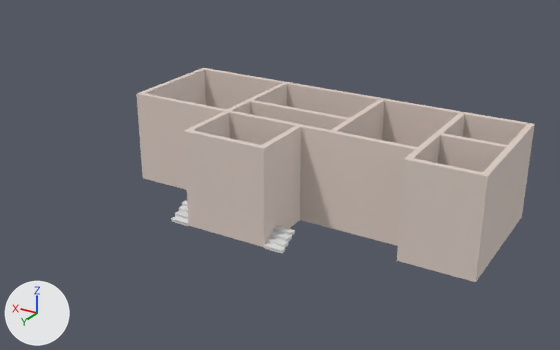
Before and after pictures for a commit that changed the Blender file T2/ilha_anhatomirim.blend.
Both versions are drawn from a camera (50 mm lens) standing at (-17.8, 33.0, 17.6) and looking at (1.6, 0.8, 1.4). Lighting does not change. The marker at lower left points along +X, +Y and +Z.

Objects in the first picture: 'Stairs', 'Walls'.
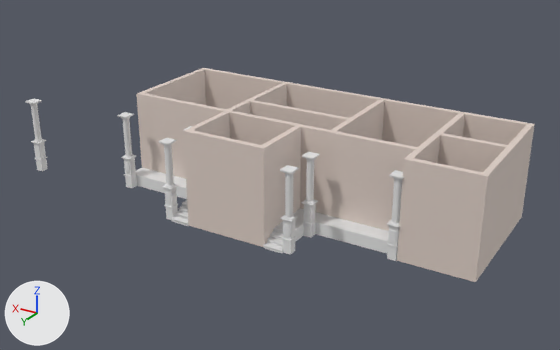
Commit message: Adição de colunas externas

What differs and where, as boxes (x1, y1, x2, y2) in the pictures (560 x 350 px):
'OutsideFloor', added
    after: (277, 208, 389, 254)
'DetailedColumn.003', added
    after: (280, 165, 299, 255)
'CommonColumn.001', added
    after: (301, 152, 319, 238)
'DetailedColumn.002', added
    after: (387, 170, 404, 261)
'OutsideFloor1', added
    after: (136, 168, 187, 201)
'DetailedColumn', added
    after: (159, 138, 179, 220)
'DetailedColumn.001', added
    after: (117, 112, 137, 188)
'Cube.003', added
    after: (31, 139, 48, 171)
'Cylinder.002', added
    after: (30, 103, 44, 142)
'Cube.005', added
    after: (25, 99, 41, 104)

The change in detail:
Mesh me_cube_016 is new.
It has 1373 vertices, 1272 faces and spans x -0.3..0.3, y -0.3..0.3, z -62.8..1.2.
Mesh me_cube_014 is new.
It has 1201 vertices, 1124 faces and spans x -0.73..0.73, y -0.73..0.73, z -0.5..5.49.
Mesh me_cube_011 is new.
It has 16 vertices, 14 faces and spans x -0.339..0.339, y -0.339..0.339, z -0.305..1.188.
Mesh me_cylinder_002 is new.
It has 1125 vertices, 1052 faces and spans x -0.3..0.3, y -0.3..0.3, z -1.08..1.09.
Mesh me_cube_010 is new.
It has 60 vertices, 58 faces and spans x -0.72..0.72, y -0.72..0.72, z -0.5..2.06.
Mesh me_cube_003 is new.
It consists of a box spanning x -1.0..1.0, y -1.0..1.0, z -1.0..1.0; a box spanning x -1.02..3.58, y -1.41..-1.0, z -1.0..1.0.
Mesh me_cube_002 is new.
It consists of a box spanning x -1.0..1.0, y -1.0..1.0, z -1.0..1.0; a box spanning x -1.02..3.58, y 1.0..1.42, z -1.0..1.0.
Object 'DetailedColumn.003' (ob_detailedcolumn_003) is new; it shows me_cube_016.
Its location is (-1.72, 5.48, 4.12).
Its scale is (0.9, 0.9, 0.0656).
Object 'DetailedColumn.002' (ob_detailedcolumn_002) is new; it shows a copy of me_cube_016.
Its location is (-6.12, 3.52, 4.12).
Its scale is (0.9, 0.9, 0.0656).
Object 'CommonColumn.001' (ob_commoncolumn_001) is new; it shows me_cube_014.
Its location is (-1.72, 3.53, 0.35).
Its scale is (0.417, 0.417, 0.7).
Object 'DetailedColumn.001' (ob_detailedcolumn_001) is new; it shows a copy of me_cube_016.
Its location is (9.54, 3.52, 4.12).
Its scale is (0.9, 0.9, 0.0656).
Object 'Cube.005' (ob_cube_005) is new; it shows me_cube_011.
Its location is (15.58, 4.35, 4.12).
Its scale is (0.9, 0.9, 0.0656).
Object 'Cylinder.002' (ob_cylinder_002) is new; it shows me_cylinder_002.
Its location is (15.58, 4.35, 2.94).
Its scale is (0.9, 0.9, 1.06).
Object 'Cube.003' (ob_cube_003) is new; it shows me_cube_010.
Its location is (15.58, 4.35, 0.35).
Its scale is (0.417, 0.417, 0.7).
Object 'DetailedColumn' (ob_detailedcolumn) is new; it shows a copy of me_cube_016.
Its location is (5.15, 5.48, 4.12).
Its scale is (0.9, 0.9, 0.0656).
Object 'OutsideFloor' (ob_outsidefloor) is new; it shows me_cube_003.
Its location is (-3.93, 2.82, 0.34).
Its rotation in degrees is (0, 0, 90).
Its scale is (0.5, 2.42, 0.325).
Object 'OutsideFloor1' (ob_outsidefloor1) is new; it shows me_cube_002.
Its location is (7.34, 2.82, 0.34).
Its rotation in degrees is (0, 0, 90).
Its scale is (0.5, 2.4, 0.325).
